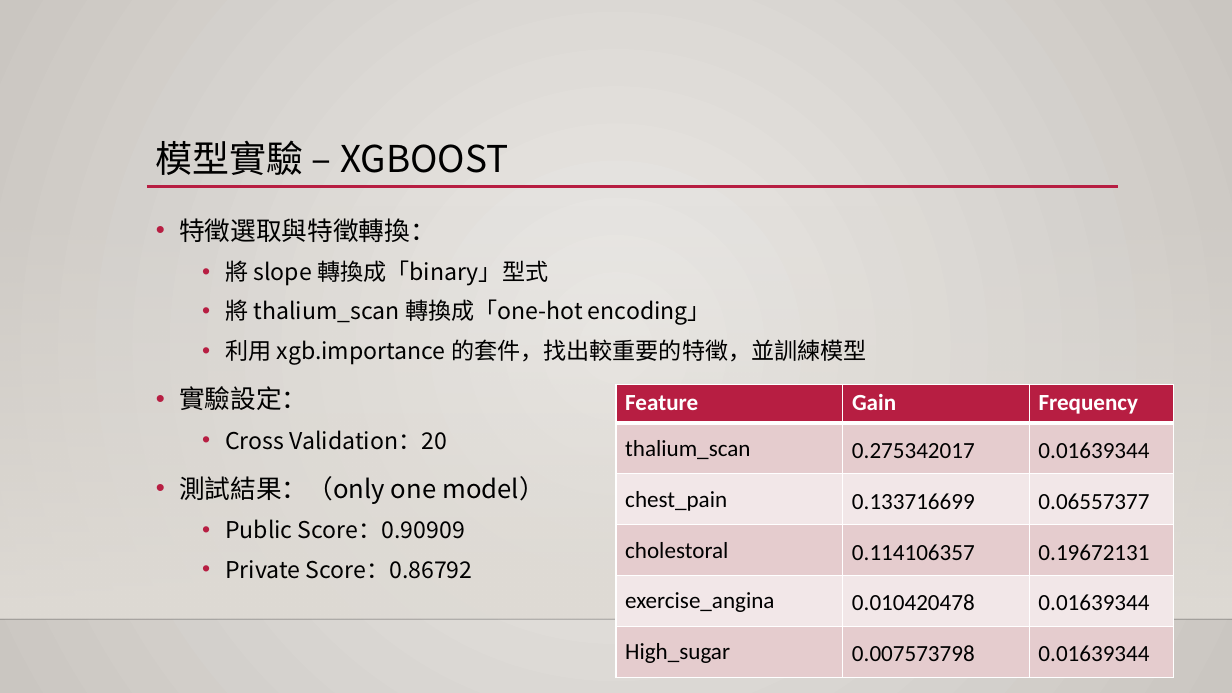
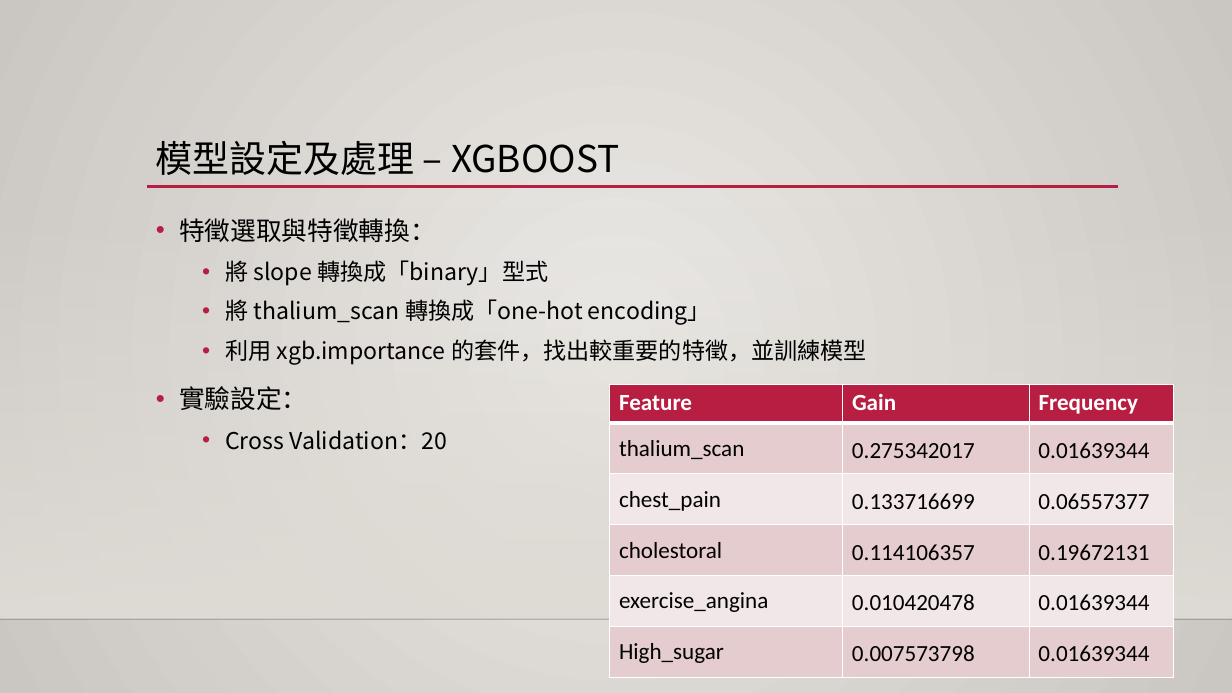
Before and after one commit to 1082-datascience/finalproject-finalproject-1082ds_group3, a slide deck: slide 29 of docs/final_report.pptx (slide 28 before the commit). Drawn at 1232x693 pixels with LibreOffice and Linux fonts; fonts in the diff are those of the drawing; background and template pictures are left out. Boxes give left, top, right and bottom in pixels: in the first picture for what was removed or moved away, otherwise in the second. Text is boxed around its words. In the diff, an @@ line names an element or a change of style, - is before the commit and + after.

```diff
--- a/docs/final_report.pptx
+++ b/docs/final_report.pptx
@@ title at box(156, 141, 619, 175): text changed @@
-模型實驗 – XGBOOST
+模型設定及處理 – XGBOOST
@@ table: place and size @@
-table at box(616, 384, 1175, 670)
+table at box(610, 384, 1175, 670)
@@ text at box(179, 476, 545, 579): paragraphs removed @@
-• 測試結果：（only one model）
-  • Public Score：0.90909
-  • Private Score：0.86792
```
Also in this commit, not shown: 11 other slides changed, 3 slides added.
